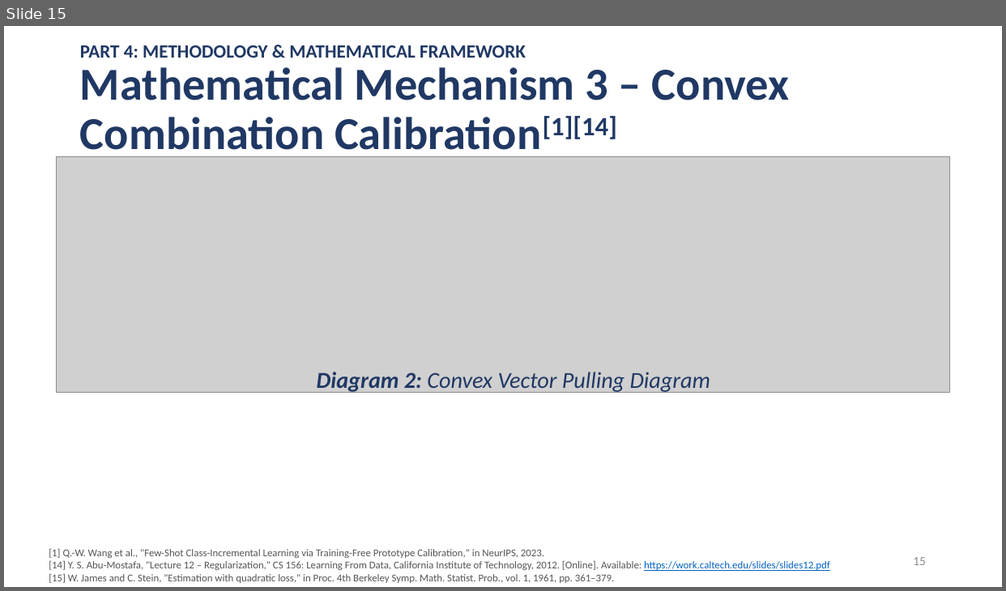
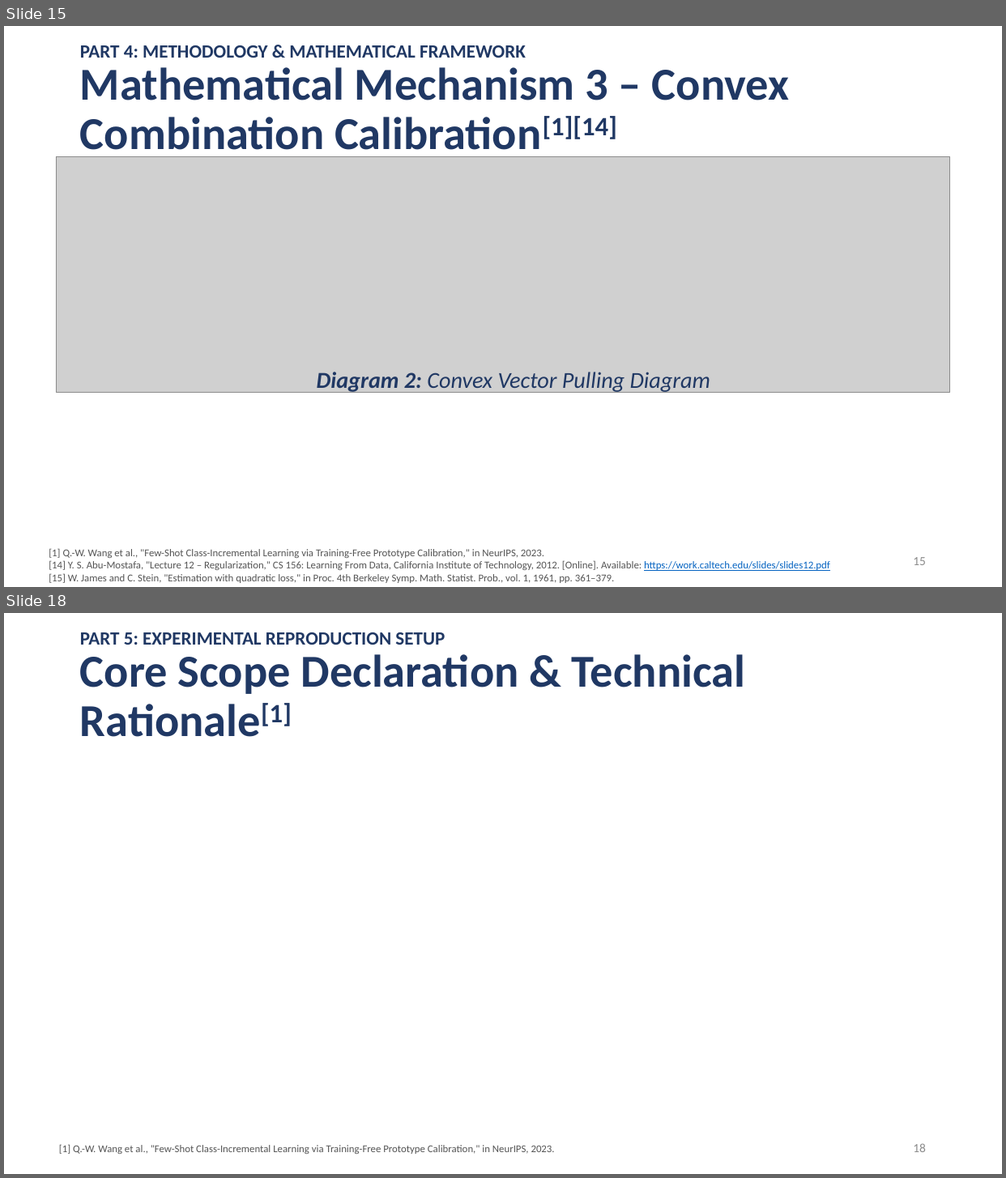
Before and after one commit to famevease/Intro2ML_Adopt-ML-paper, a slide deck: slides/presentation_v1.pptx. Shown one above the other, each under a label of ours: slide 15 before the commit, slides 15 and 18 after it; the slides between them are not shown. The pictures are 1006x591 and 1006x1178 pixels, drawn with LibreOffice and Linux fonts; fonts in the diff are those of the drawing; grey boxes stand for pictures. Boxes give left, top, right and bottom in pixels: in the first picture for what was removed or moved away, otherwise in the second. Text is boxed around its words. In the diff, an @@ line names an element or a change of style, - is before the commit and + after.

```diff
--- a/slides/presentation_v1.pptx
+++ b/slides/presentation_v1.pptx
@@ slide 18 added at box(4, 613, 1002, 1174), background #FFFFFF @@
@@ text added at box(80, 632, 445, 645), 18 pt, text #203864, bold @@
+PART 5: EXPERIMENTAL REPRODUCTION SETUP
@@ title added at box(80, 654, 745, 737), 44 pt, text #203864, bold @@
+Core Scope Declaration & Technical Rationale[1]
@@ text added at box(59, 1144, 555, 1154), 10 pt, text #555555 @@
+[1] Q.-W. Wang et al., "Few-Shot Class-Incremental Learning via Training-Free Prototype Calibration," in NeurIPS, 2023.
@@ page number added at box(913, 1144, 926, 1152), 12 pt, text #8C8C8C @@
+18
```
Also in this commit, not shown: 1 slide changed, 2 other slides added, 2 other files.
